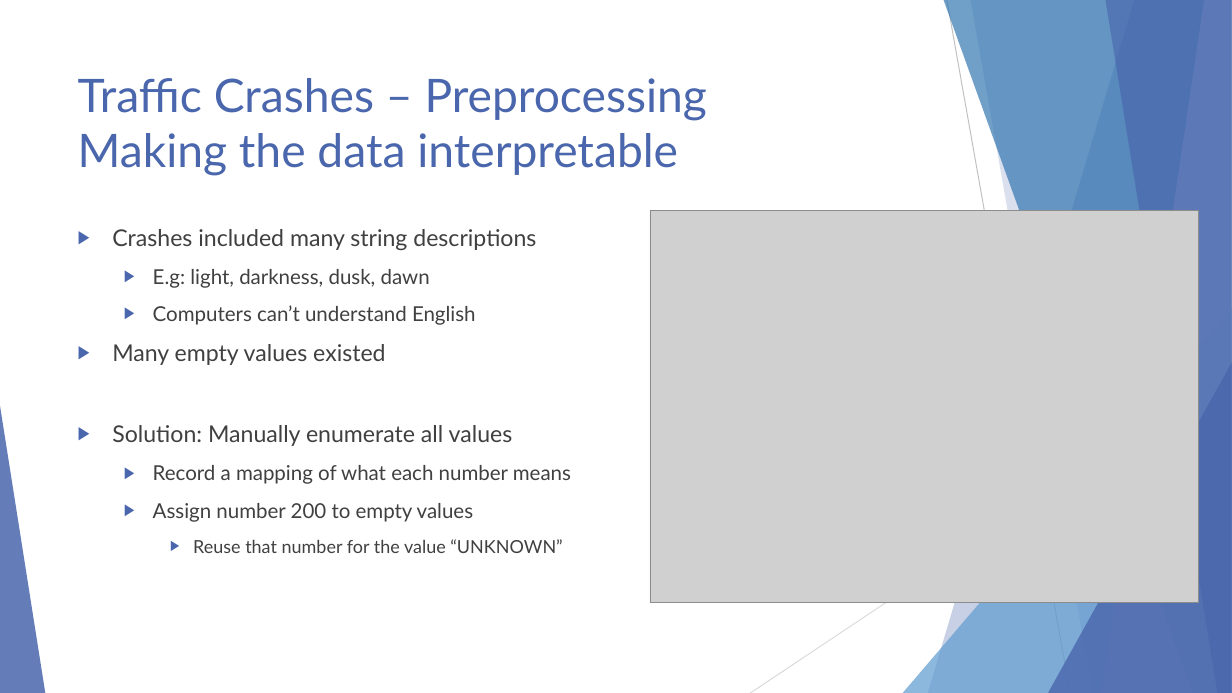
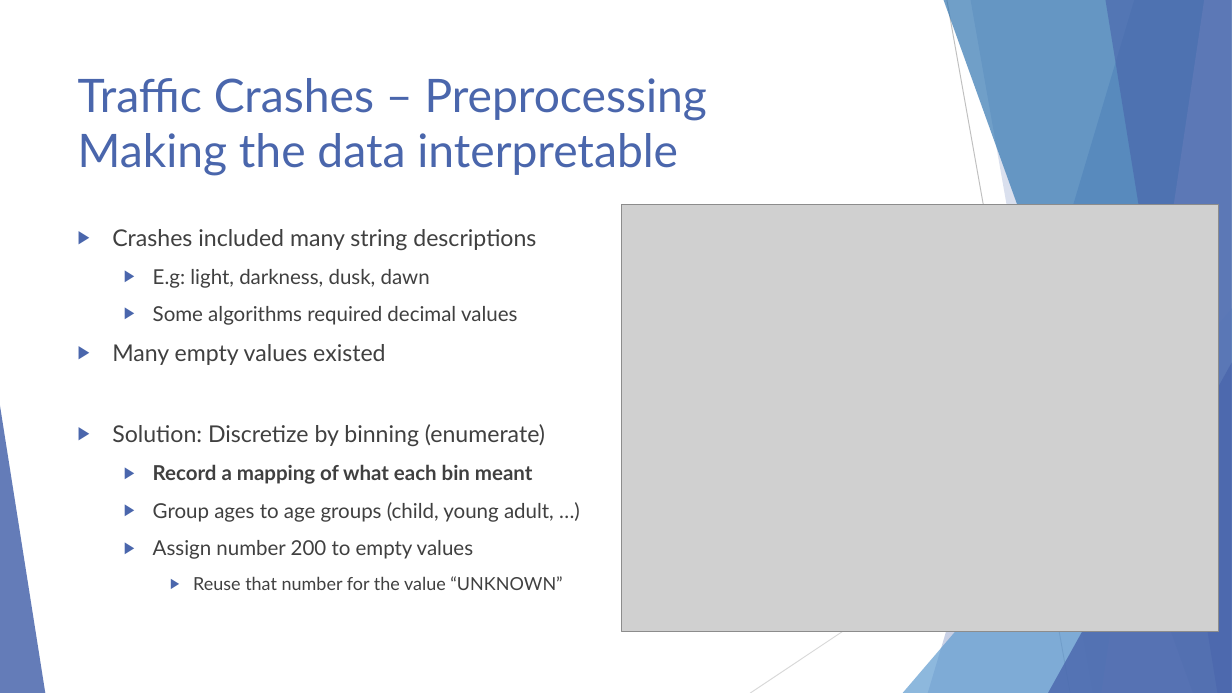
Before and after one commit to ndarwich/Crash-Analysis, a slide deck: slide 21 of Slides/An Investigation.pptx (slide 18 before the commit). Drawn at 1232x693 pixels with LibreOffice and Linux fonts; fonts in the diff are those of the drawing; grey boxes stand for pictures. Boxes give left, top, right and bottom in pixels: in the first picture for what was removed or moved away, otherwise in the second. Text is boxed around its words. In the diff, an @@ line names an element or a change of style, - is before the commit and + after.

```diff
--- a/Slides/An Investigation.pptx
+++ b/Slides/An Investigation.pptx
@@ picture: place and size @@
-picture at (650,211,1199,603)
+picture at (622,205,1219,632)
@@ text at (153,306,517,325): text changed @@
-  ▶ Computers can’t understand English
+  ▶ Some algorithms required decimal values
@@ text at (112,424,554,522): text changed; size 18 to 16 pt @@
-▶ Solution: Manually enumerate all values
-  ▶ Record a mapping of what each number means
+▶ Solution: Discretize by binning (enumerate)
+  ▶ Record a mapping of what each bin meant
+  ▶ Group ages to age groups (child, young adult, …)
```
Also in this commit, not shown: 20 other slides changed, 17 slides added, 4 slides removed, 1 other file.
